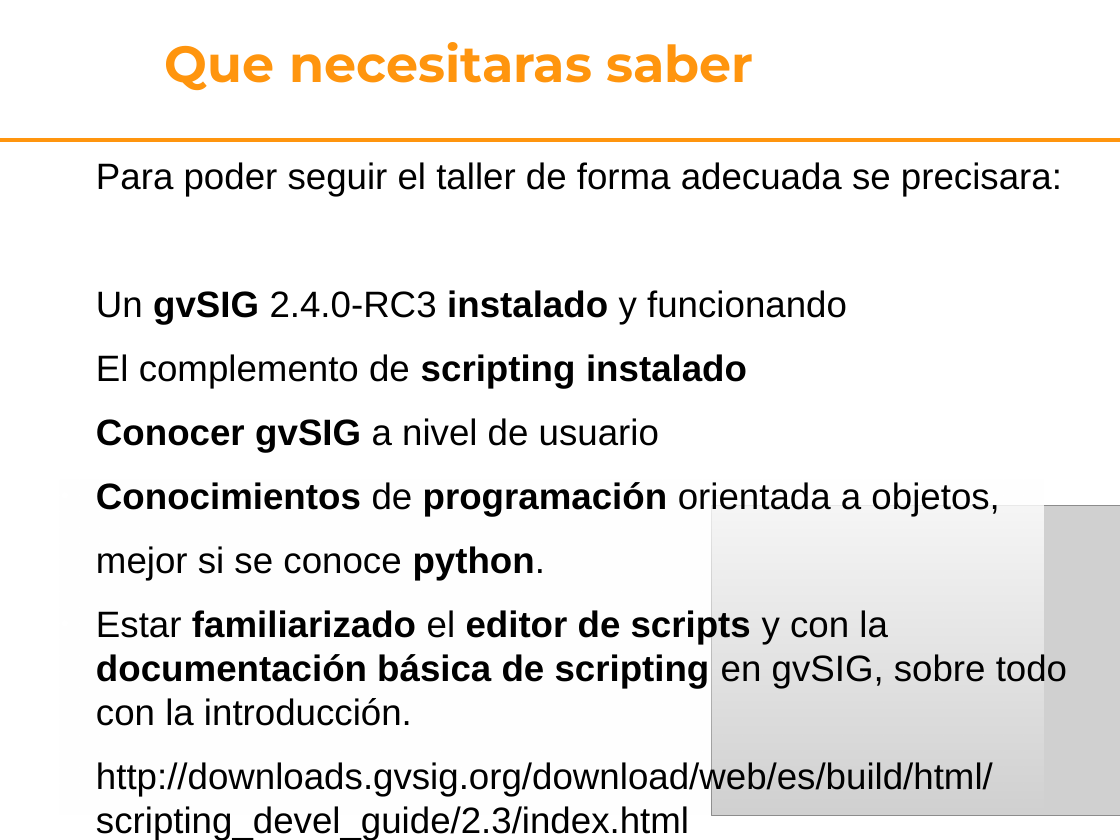
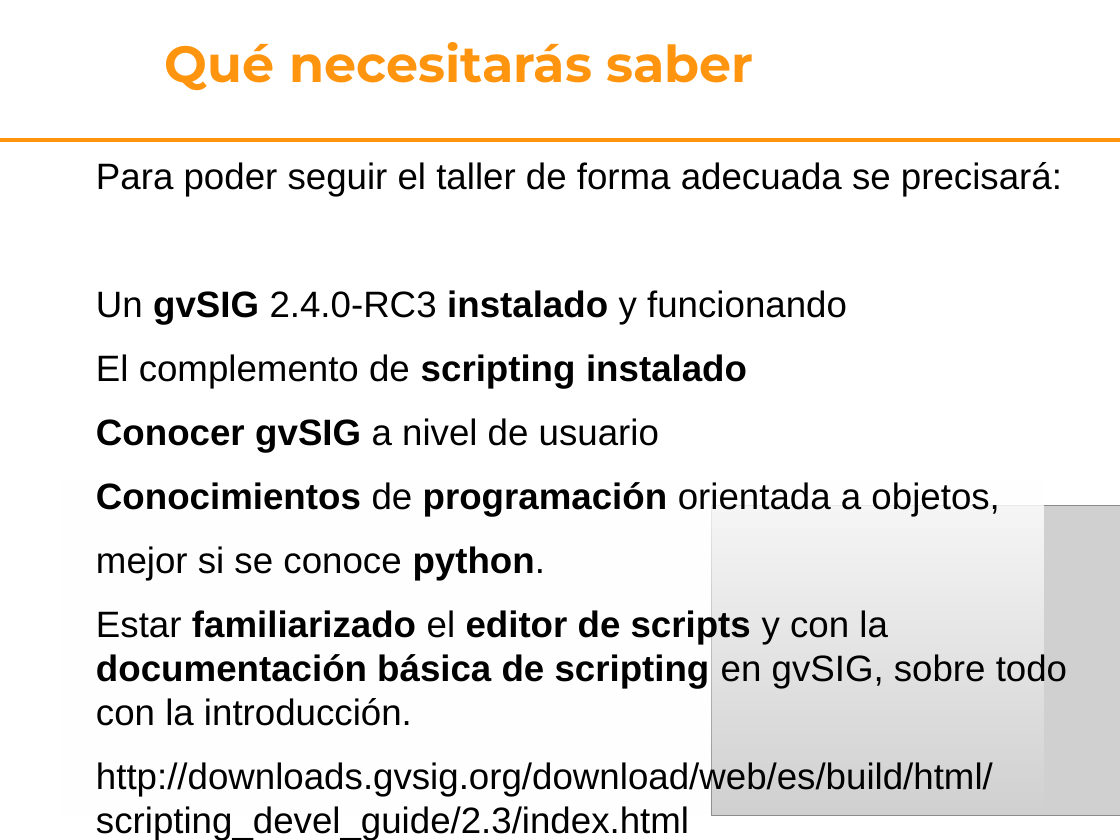
Before and after one commit to gvSIGAssociation/gvsig-desktop-scripting-quickinfo, a slide deck: slide 3 of docs/presentacion.odp. Drawn at 1120x840 pixels with LibreOffice and Linux fonts; fonts in the diff are those of the drawing; grey boxes stand for pictures; background and template pictures are left out. Boxes give left, top, right and bottom in pixels: in the first picture for what was removed or moved away, otherwise in the second. Text is boxed around its words. In the diff, an @@ line names an element or a change of style, - is before the commit and + after.

```diff
--- a/docs/presentacion.odp
+++ b/docs/presentacion.odp
@@ title at <box>165,42,753,91</box>: text changed @@
-Que necesitaras saber
+Qué necesitarás saber
@@ text at <box>96,162,1062,196</box>: text changed @@
-Para poder seguir el taller de forma adecuada se precisara:
+Para poder seguir el taller de forma adecuada se precisará:
```
Also in this commit, not shown: 6 other slides changed, 5 other files.
